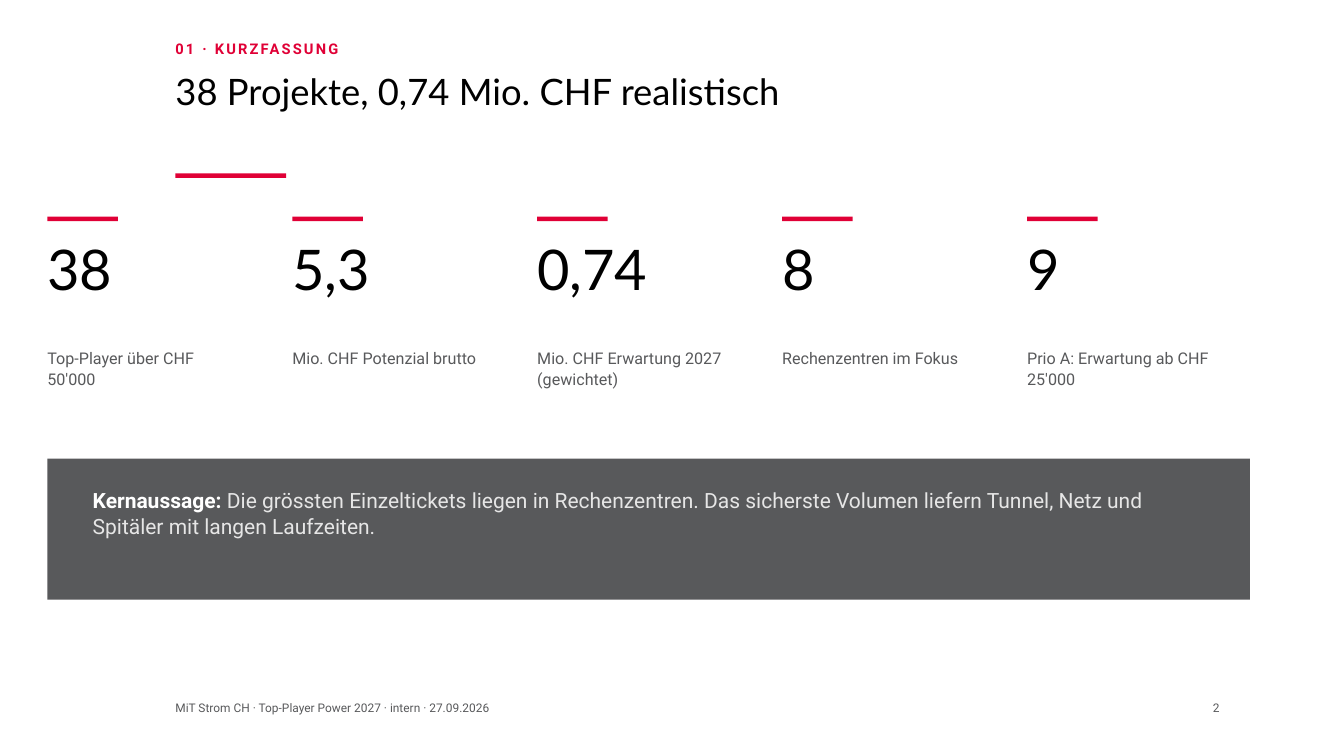
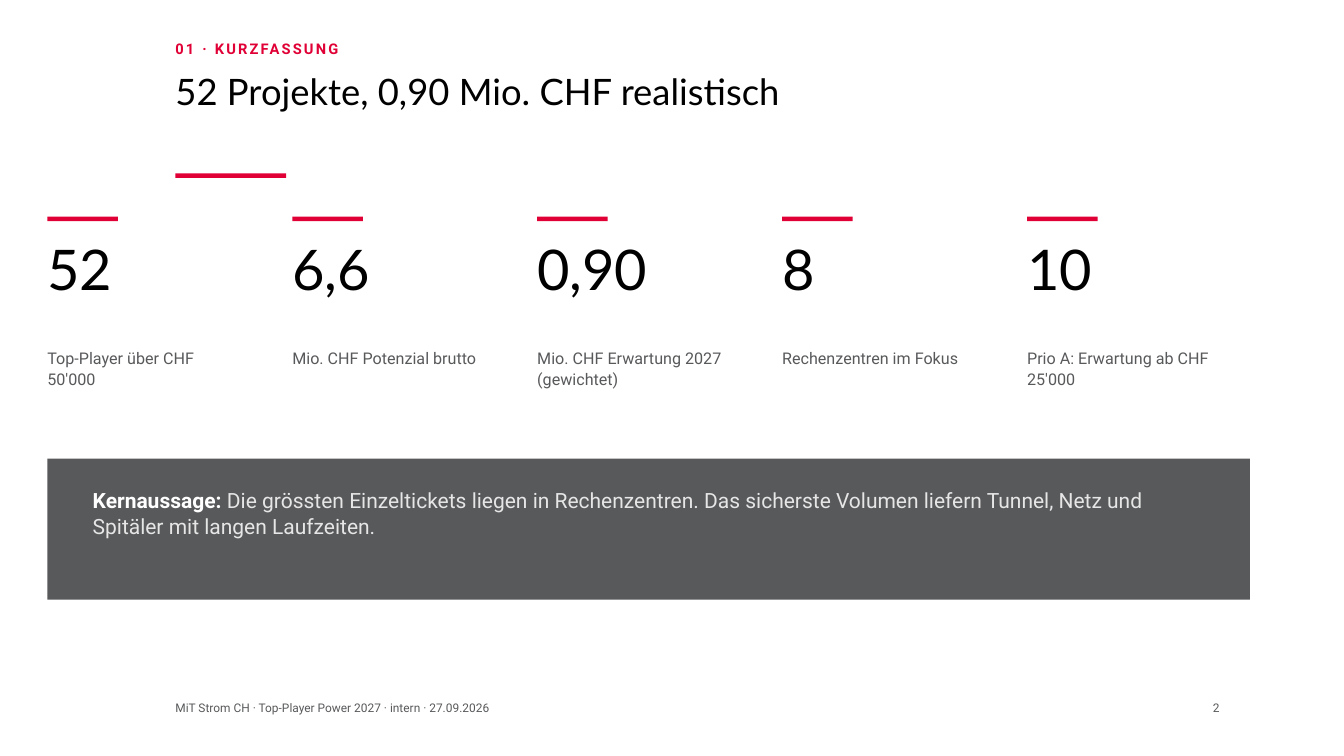
Before and after one commit to Ghostburaq/Burak, a slide deck: slide 2 of kundenliste/Top_Player_Power_Praesentation.pptx. Drawn at 1344x756 pixels with LibreOffice and Linux fonts; fonts in the diff are those of the drawing; background and template pictures are left out. Boxes give left, top, right and bottom in pixels: in the first picture for what was removed or moved away, otherwise in the second. Text is boxed around its words. In the diff, an @@ line names an element or a change of style, - is before the commit and + after.

```diff
--- a/kundenliste/Top_Player_Power_Praesentation.pptx
+++ b/kundenliste/Top_Player_Power_Praesentation.pptx
@@ text at <box>175,78,780,112</box>: text changed @@
-38 Projekte, 0,74 Mio. CHF realistisch
+52 Projekte, 0,90 Mio. CHF realistisch
@@ text at <box>47,249,112,291</box>: text changed @@
-38
+52
@@ text at <box>292,250,370,298</box>: text changed @@
-5,3
+6,6
@@ text at <box>537,249,647,298</box>: text changed @@
-0,74
+0,90
@@ text at <box>1027,249,1092,291</box>: text changed @@
-9
+10
```
Also in this commit, not shown: 9 other slides changed, 1 slide added, 6 other files.
